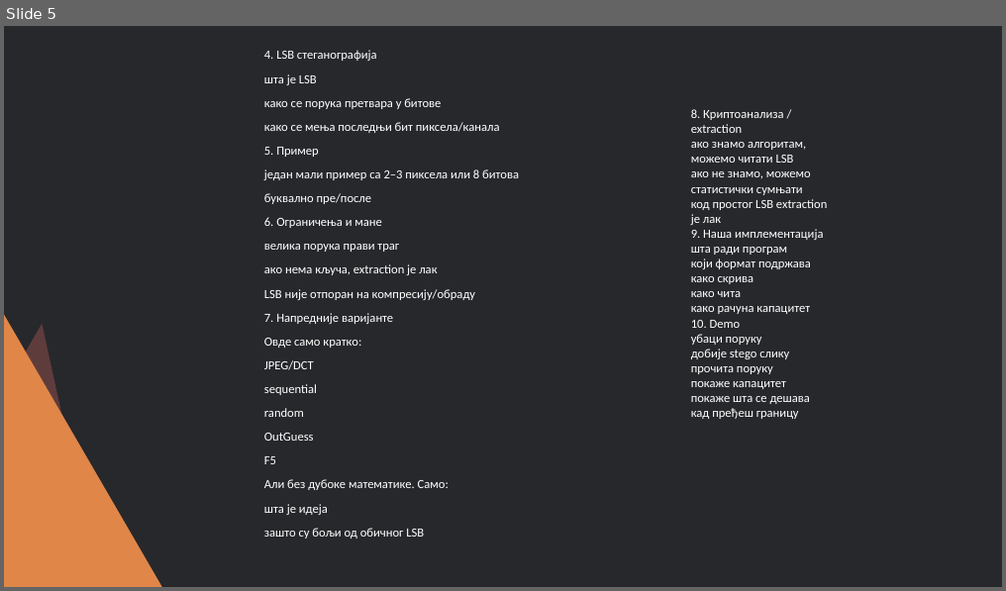
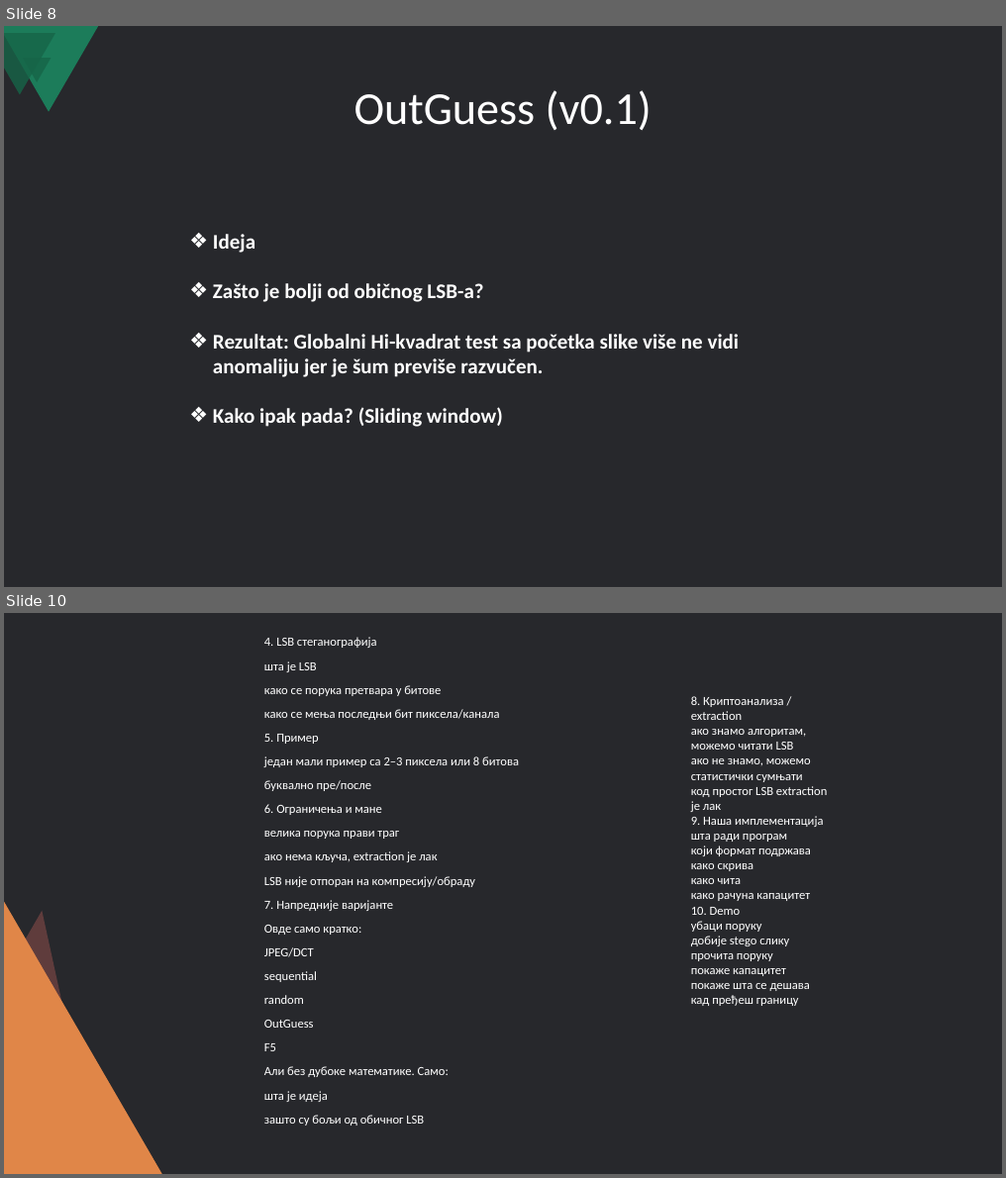
Before and after one commit to nikolasa004/Cybersecurity-Project, a slide deck: Steganography/Steganografija i LSB skrivanje poruka u slikama.pptx. Shown one above the other, each under a label of ours: slide 5 before the commit, slides 8 and 10 after it; the slides between them are not shown. The pictures are 1006x591 and 1006x1178 pixels, drawn with LibreOffice and Linux fonts; fonts in the diff are those of the drawing. Boxes give left, top, right and bottom in pixels: in the first picture for what was removed or moved away, otherwise in the second. Text is boxed around its words. In the diff, an @@ line names an element or a change of style, - is before the commit and + after.

```diff
--- a/Steganography/Steganografija i LSB skrivanje poruka u slikama.pptx
+++ b/Steganography/Steganografija i LSB skrivanje poruka u slikama.pptx
@@ slide 8 added at [4, 26, 1002, 587], background #27282C @@
@@ freeform shape added at [4, 26, 99, 111], fill #1C7C5A @@
@@ freeform shape added at [4, 33, 55, 94], fill #166548 at 80% opacity @@
@@ triangle added at [23, 59, 52, 82], fill #166548 at 80% opacity @@
@@ title added at [354, 90, 651, 130], 44 pt, text #FFFFFF @@
+OutGuess (v0.1)
@@ text added at [213, 234, 740, 427], 20 pt, text #FFFFFF, bold @@
+❖ Ideja
+❖ Zašto je bolji od običnog LSB-a?
+❖ Rezultat: Globalni Hi-kvadrat test sa početka slike više ne vidi anomaliju jer je šum previše razvučen.
+❖ Kako ipak pada? (Sliding window)
@@ what was slide 5 is now slide 10 @@
```
Also in this commit, not shown: 4 other slides added, 1 other file.
